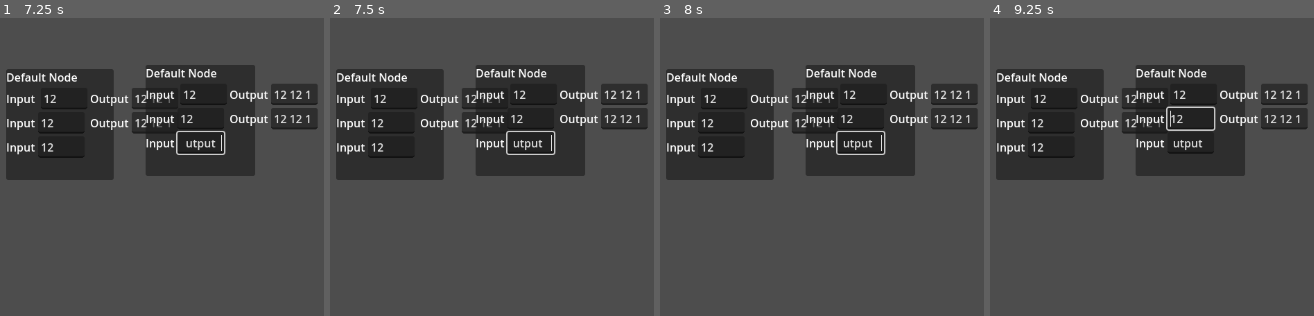
Above: before the commit, frames 1-4 (left to right).
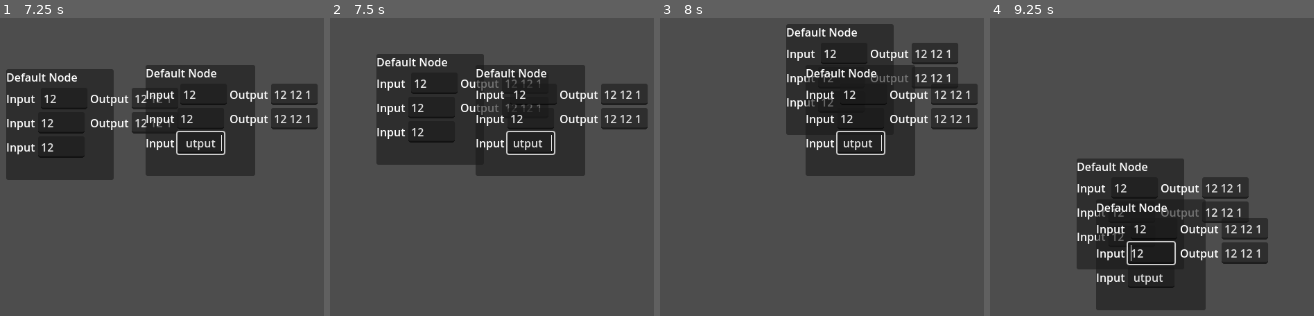
Above: after the commit, the same moments.

Repository: MoPaMo/NodeLineJS
Game: Godot game, scene res://control.tscn
The game is run twice, just before and just after one commit, with the same random seed, the same clock (stepped at 60 frames per second) and the same inputs.
Inputs (mouse positions are in pixels of both pictures, inside the frame that each line leads up to):
- Up to frame 1 (7.25 s): click (64, 98) at 0.52 s; type "12" at 0.6 s; click (61, 122) at 0.75 s; type "12" at 0.83 s; click (61, 146) at 0.98 s; type "12" at 1.07 s; click (204, 95) at 1.27 s; type "12" at 1.35 s; click (200, 119) at 1.5 s; type "12" at 1.58 s; click (200, 143) at 1.73 s; type "12" at 1.82 s; type "Input" at 2 s; type "Output" at 2.75 s; tap Enter at 3.5, 5, 6.5 s; move the mouse to (outside the picture) at 3.52 s; click (outside the picture) at 3.67 s; tap Space at 4.25, 5.75 s; drag from (136, 250) to (outside the picture) at 4.27 s; move the mouse to (outside the picture) at 5.02 s; click (outside the picture) at 5.17 s; drag from (outside the picture) to (58, 161) at 5.77 s; move the mouse to (outside the picture) at 6.52 s; click (outside the picture) at 6.67 s
- Up to frame 2 (7.5 s): tap Space at 7.25 s; drag from (388, 161) to (508, 116) at 7.27 s
- Up to frame 3 (8 s): no input
- Up to frame 4 (9.25 s): move the mouse to (outside the picture) at 8.02 s; click (outside the picture) at 8.17 s; drag from (1168, 116) to (1126, 250) at 8.77 s

Frame 1 is identical in both runs. In frame 2, 11% of the frame differs, in the area x 1-65%, y 12-55%; in frame 3, 19%; in frame 4, 45%, in the area x 1-99%, y 15-98%.

Commit message:
made nodes draggable

Diff:
--- a/default_node.gd
+++ b/default_node.gd
@@ -4,8 +4,10 @@
 @onready var input_boxes = get_input_boxes()
 @onready var output_boxes = get_output_boxes()
 @export var nodeName: String = "Default Node"
-
+var dragging: bool = false
+var offset = Vector2.ZERO
 func _ready():
+	set_process_input(true)
 	$VBoxContainer/Label.text=nodeName
 	# Connect the text_changed signal to a custom method using Callable for all input LineEdit nodes
 	for input_box in input_boxes:
@@ -47,3 +49,19 @@
 		# Update the output LineEdit
 		for outputField in output_boxes:
 			outputField.set_text(combined_text.strip_edges())
+
+# Called every frame. 'delta' is the elapsed time since the previous frame.
+# Called every frame. 'delta' is the elapsed time since the previous frame.
+func _process(delta):
+	if dragging:
+		global_position = get_viewport().get_mouse_position() - offset
+
+func _input(event):
+	if event is InputEventMouseButton:
+		if event.button_index == MOUSE_BUTTON_LEFT:
+			if event.pressed:
+				if get_global_rect().has_point(event.position):
+					dragging = true
+					offset = event.position - global_position
+			else:
+				dragging = false
